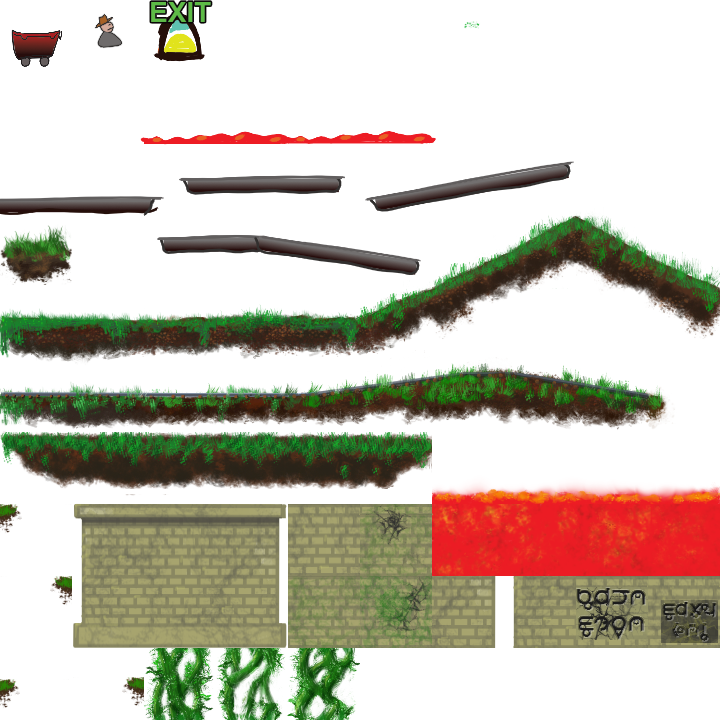
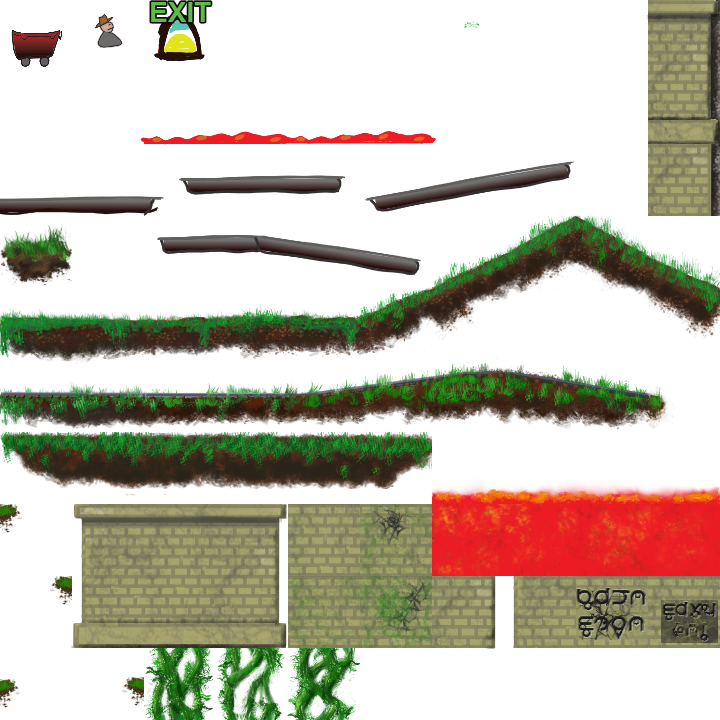
Layers edited between the first and the second w=720, h=720 image:
painted on "Projection" (6th of 9, in "Ruins") over [482, 576, 495, 649]
painted on "Copy of Paint Layer 1 Merged" (1st of 5, in "Ruins") over [71, 504, 287, 648]
painted on "Ruins" (2nd of 2, in "Ruins") over [71, 504, 287, 648]
painted on "Paint Layer 1" over [71, 504, 287, 648]
added layer "Projection" (8th of 9) above "Projection" over [648, 128, 720, 216]
added layer "Projection" (9th of 9) above "Ground" over [71, 0, 720, 649]
